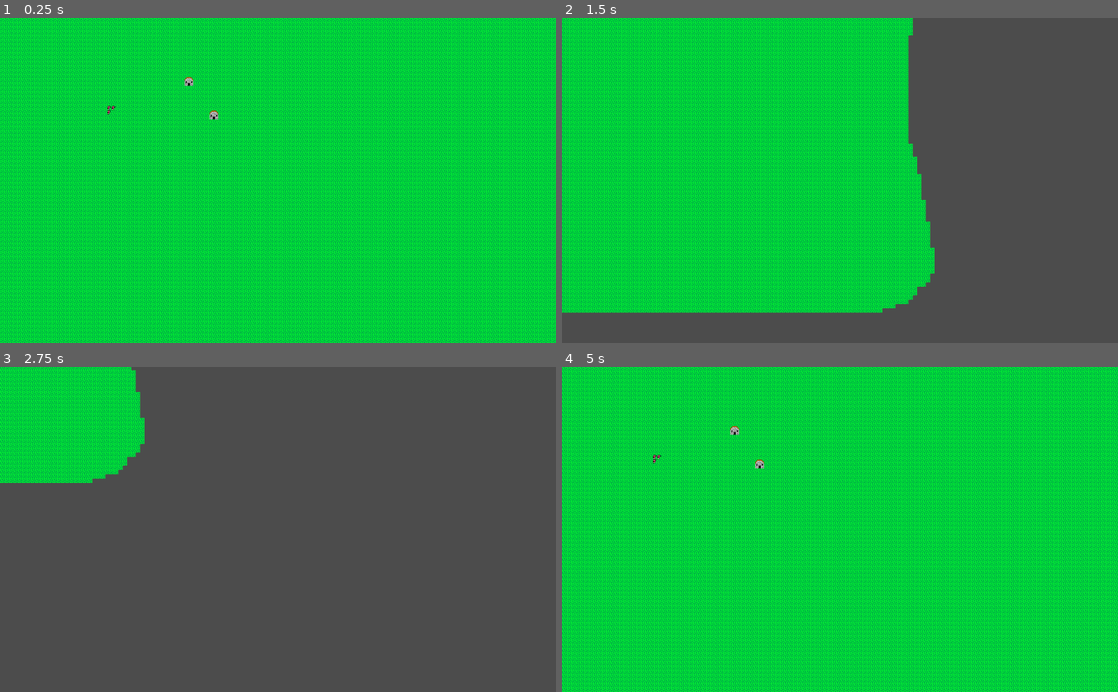
Above: before the commit, frames 1-4 (two rows, left to right).
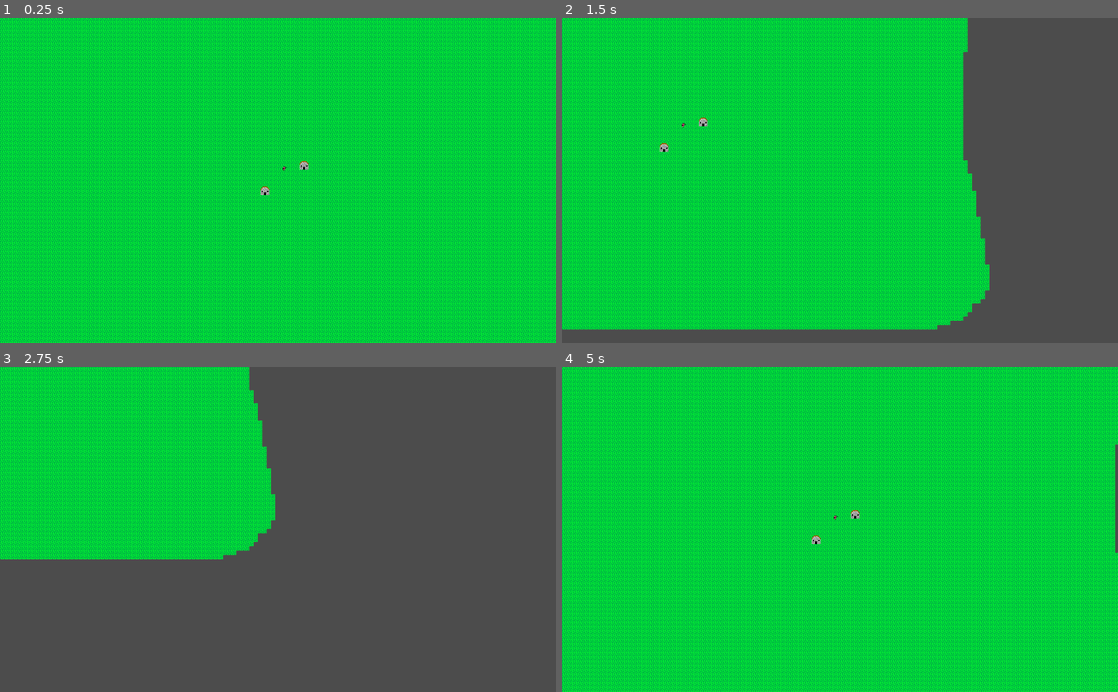
Above: after the commit, the same moments.

Repository: jrdoughty/godot-rts
Game: Godot game, scene res://Scenes/world.tscn
The game is run twice, just before and just after one commit, with the same random seed, the same clock (stepped at 60 frames per second) and the same inputs. Before the commit the project has no main scene; this scene is started directly in both runs.
Inputs (mouse positions are in pixels of both pictures, inside the frame that each line leads up to):
- Up to frame 1 (0.25 s): no input
- Up to frame 2 (1.5 s): tap Enter at 0.5 s; move the mouse to (962, 164) at 0.52 s; hold Right (ui_right) 0.53-1.28 s; click (962, 164) at 0.67 s; move the mouse to (728, 196) at 1.27 s; hold Down (ui_down) from 1.28 s (still down); click (728, 196) at 1.42 s
- Up to frame 3 (2.75 s): move the mouse to (333, 458) at 2.02 s; release Down (ui_down) at 2.03 s; hold Right (ui_right) from 2.03 s (still down); click (333, 458) at 2.17 s
- Up to frame 4 (5 s): move the mouse to (812, 594) at 2.77 s; release Right (ui_right) at 2.78 s; hold Up (ui_up) 2.78-3.53 s; click (812, 594) at 2.92 s; move the mouse to (1006, 578) at 3.52 s; hold Left (ui_left) from 3.53 s (still down); click (1006, 578) at 3.67 s; move the mouse to (673, 480) at 4.27 s; click (673, 480) at 4.42 s

The runs differ from the first frame. In frame 1, 44% of the frame differs, in the area x 0-100%, y 0-100%; in frame 2, 38%; in frame 3, 23%; in frame 4, 48%.

Commit message:
camera movement is in with zoom

Diff:
--- a/Scenes/world.tscn
+++ b/Scenes/world.tscn
@@ -10,28 +10,34 @@
 [node name="env" type="TileMap" parent="."]
 tile_set = ExtResource( 1 )
 cell_size = Vector2( 8, 8 )
+cell_custom_transform = Transform2D( 0, 0, 0, 0, 0, 0 )
 format = 1
 tile_data = PoolIntArray( -720909, 1, 0, -720908, 1, 0, -720907, 1, 0, -720906, 1, 0, -720905, 1, 0, -720904, 1, 0, -72 …(206295 unchanged characters)…
+__meta__ = {
+"_edit_lock_": true
+}
 
 [node name="Building" type="Sprite" parent="."]
-position = Vector2( 358, 114 )
+position = Vector2( 619, 278 )
 texture = ExtResource( 3 )
 offset = Vector2( -10, 3 )
 hframes = 2
 vframes = 2
 
 [node name="Devilwhip" type="Sprite" parent="."]
-position = Vector2( 205, 170 )
+position = Vector2( 573, 287 )
 texture = ExtResource( 2 )
+hframes = 2
+vframes = 2
 
 [node name="Building2" type="Sprite" parent="."]
-position = Vector2( 404, 176 )
+position = Vector2( 547, 325 )
 texture = ExtResource( 3 )
 offset = Vector2( -10, 3 )
 hframes = 2
 vframes = 2
 
 [node name="Camera2D" type="Camera2D" parent="."]
-anchor_mode = 0
+position = Vector2( 561, 309 )
 current = true
 script = ExtResource( 4 )
--- a/Scripts/CameraMovement.gd
+++ b/Scripts/CameraMovement.gd
@@ -1,7 +1,14 @@
 extends Camera2D
 
-export var speed = 10.0
+export var speed = 20.0
+export var zoom_speed = 10.0
+export var zoom_factor = 1.0
+export var zoom_margin = 0.1
+export var zoom_min = 0.1
+export var zoom_max = 1.0
+export var zooming = false
 
+var zoom_pos = Vector2()
 
 func _ready():
 	pass # Replace with function body.
@@ -11,5 +18,27 @@
 	#smooth movement
 	var inp_x = (int(Input.is_action_pressed("ui_right")) - int(Input.is_action_pressed("ui_left")))
 	var inp_y = (int(Input.is_action_pressed("ui_up")) - int(Input.is_action_pressed("ui_down")))
-	position.x += (inp_x * speed)
-	position.y -= (inp_y * speed)
+	position.x = lerp(position.x, position.x + inp_x * speed * zoom.x, speed * delta)
+	position.y = lerp(position.y, position.y - inp_y * speed * zoom.y, speed * delta)
+
+	zoom.x = lerp(zoom.x, zoom.x *zoom_factor, zoom_speed * delta)
+	zoom.y = lerp(zoom.y, zoom.y *zoom_factor, zoom_speed * delta)
+
+	zoom.x = clamp(zoom.x, zoom_min, zoom_max)
+	zoom.y = clamp(zoom.y, zoom_min, zoom_max)
+
+	if not zooming:
+		zoom_factor = 1.0
+
+func _input(event):
+	if event is InputEventMouseButton:
+		if event.is_pressed():
+			zooming = true
+			if event.button_index == BUTTON_WHEEL_UP:
+				zoom_factor -= 0.05 * zoom_speed
+				zoom_pos = get_global_mouse_position()
+			if event.button_index == BUTTON_WHEEL_DOWN:
+				zoom_factor += 0.05 * zoom_speed
+				zoom_pos = get_global_mouse_position()
+		else:
+			zooming = false
--- a/project.godot
+++ b/project.godot
@@ -11,6 +11,7 @@
 [application]
 
 config/name="Rts"
+run/main_scene="res://Scenes/world.tscn"
 config/icon="res://icon.png"
 
 [importer_defaults]
